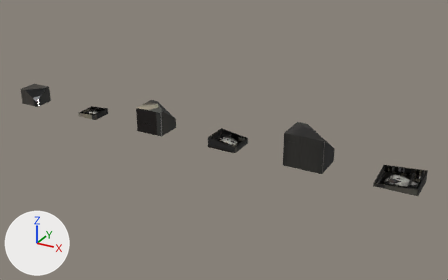
An edit to the glTF model src/assets/battle/city/modern-westafrica-houses-damage.glb, drawn before and after from the same camera.
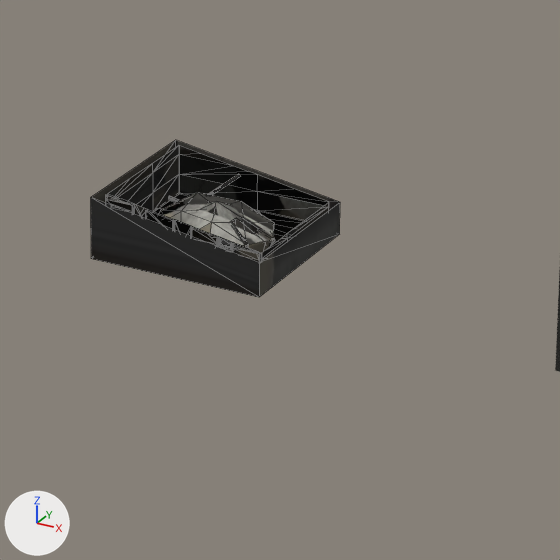
The first picture shows the older version from a 50 mm camera at (18.44, -17.46, 8.9) aimed at (8.67, 0.3, 0.02). The close-ups show the older and then the newer version on the part from 43% to 63% of the width and 38% to 70% of the height of that picture. Only the edits that show in the close-ups are written down. Lighting does not change. The marker at lower left points along +X, +Y and +Z. The close-ups show mesh edges as thin lines. Where no turn or scale is listed for an object, it has been applied to the vertices. Vertices at exactly the same position are counted once.
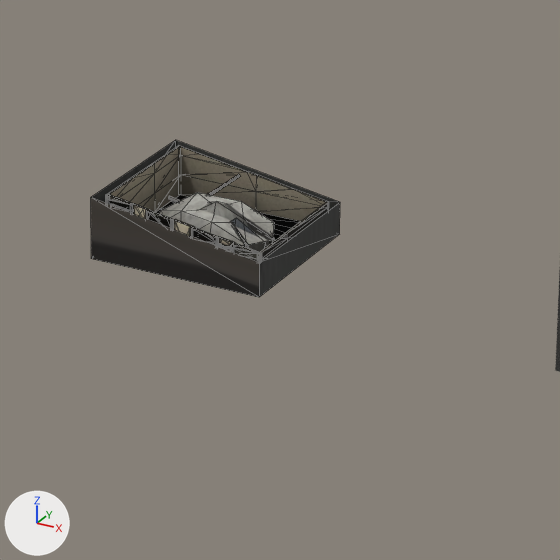
Changed parts and their boxes (x1, y1, x2, y2) in the close-ups (560 x 560 px):
'Mesh_3', surface changed, reshaped
    both: (106, 146, 329, 263)
'Mesh_5', surface changed
    both: (91, 144, 340, 288)
part 1 of me_mesh_3, added
    after: (110, 146, 181, 212)
part 2 of me_mesh_3, added (brown)
    after: (179, 146, 327, 221)
part 3 of me_mesh_3, added
    after: (107, 194, 326, 261)
part 4 of me_mesh_3, surface changed
    both: (106, 146, 329, 263)
part 5 of me_mesh_4, surface changed
    both: (200, 201, 275, 245)

What changed in the scene script:
```text
Change mat_town:
    where n3 = _N.new('ShaderNodeMapping'); n3.name = 'Mapping'
    n3.inputs[1].default_value: (0.0008, -14.01, 0.0) -> (0.0008, -14.0, 0.0)  # 'Location'
    n3.inputs[3].default_value: (15.95, 15.01, 1.0) -> (15.93, 15.0, 1.0)  # 'Scale'
Change mat_team:
    where n11 = _N.new('ShaderNodeMapping'); n11.name = 'Mapping.002'
    n11.inputs[1].default_value: (0.0008, -13.98, 0.0) -> (0.0008, -14.0, 0.0)  # 'Location'
    n11.inputs[3].default_value: (15.92, 14.98, 1.0) -> (15.92, 15.0, 1.0)  # 'Scale'
Change me_mesh_3:
    used by ob_mesh_3; location = (8.324, 0.546, -0.004)
    remove me_mesh_3.from_pydata(...)  # 441 vertices, 573 faces; spans x 0.179..1.173, y -1.025..-0.091, z 0.0..0.372
    add me_mesh_3.from_pydata(...)  # 811 vertices, 833 faces; spans x 0.179..1.173, y -1.025..-0.091, z 0.0..0.372
    me_mesh_3 part 1: the loose piece of 14 vertices spanning x 0.191, y -0.92..-0.107, z 0.059..0.371 is copied, and the copy is moved by (0.012, 0.0, 0.0); it spans x 0.203, y -0.92..-0.107, z 0.059..0.371
    me_mesh_3 part 2: the loose piece of 14 vertices spanning x 0.195..1.157, y -0.103, z 0.059..0.362 is copied, and the copy is moved by (0.0, -0.012, 0.0); it spans x 0.195..1.157, y -0.116, z 0.059..0.362
    me_mesh_3 part 3: 307 vertices added at x 0.191..1.161, y -1.025..-0.107, z 0.059..0.372
    me_mesh_3 part 4: 479 kept faces spanning x 0.179..1.173, y -1.022..-0.091, z 0.0..0.372 get new texture (UV) coordinates
    other edits to the shape of me_mesh_3 do not show in these pictures
Change me_mesh_4:
    where me_mesh_4.from_pydata(...)  # 205 vertices, 197 faces; spans x 0.182..1.17, y -0.947..-0.094, z 0.0..0.371
    used by ob_mesh_4; location = (8.324, 0.546, -0.004)
    me_mesh_4 part 5: texture (UV) coordinates of 196 of 197 faces, centred in x 0.191..1.161, y -0.947..-0.103, z 0.0..0.371, changed; they spanned u 0.0..0.06, v 0.94..1.0 and now span u 0.0..0.06, v 0.94..1.0
Change me_mesh_5:
    where me_mesh_5.from_pydata(...)  # 24 vertices, 36 faces; spans x 0.145..1.207, y -1.035..-0.058, z 0.0..0.38
    used by ob_mesh_5; location = (8.324, 0.546, -0.004)
    me_mesh_5 part 6: texture (UV) coordinates of 35 of 36 faces, centred in x 0.145..1.207, y -1.035..-0.058, z 0.0..0.251, changed; they spanned u 0.0..0.05, v 0.94..1.0 and now span u 0.0..0.06, v 0.94..0.99
```
